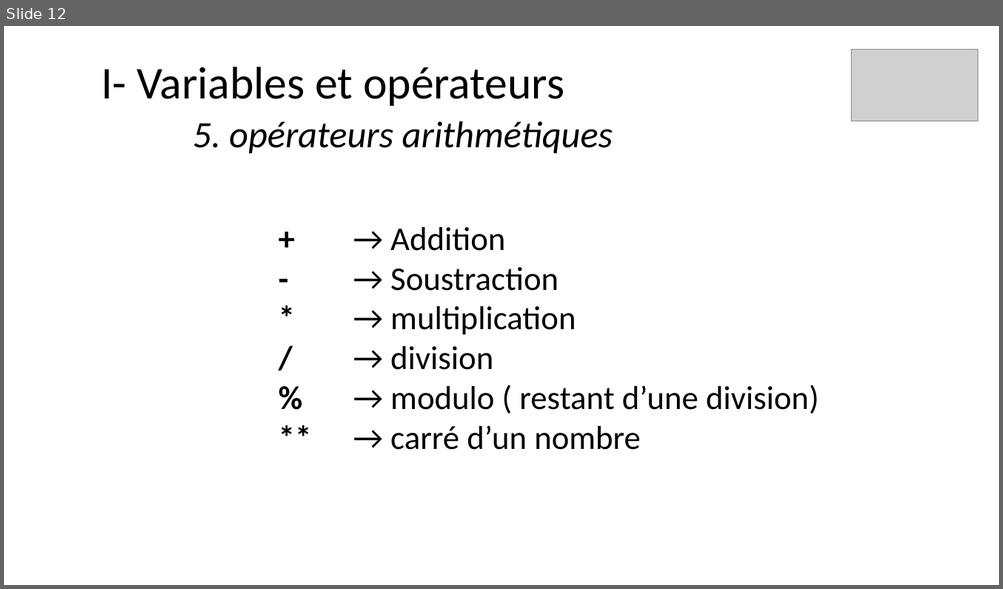
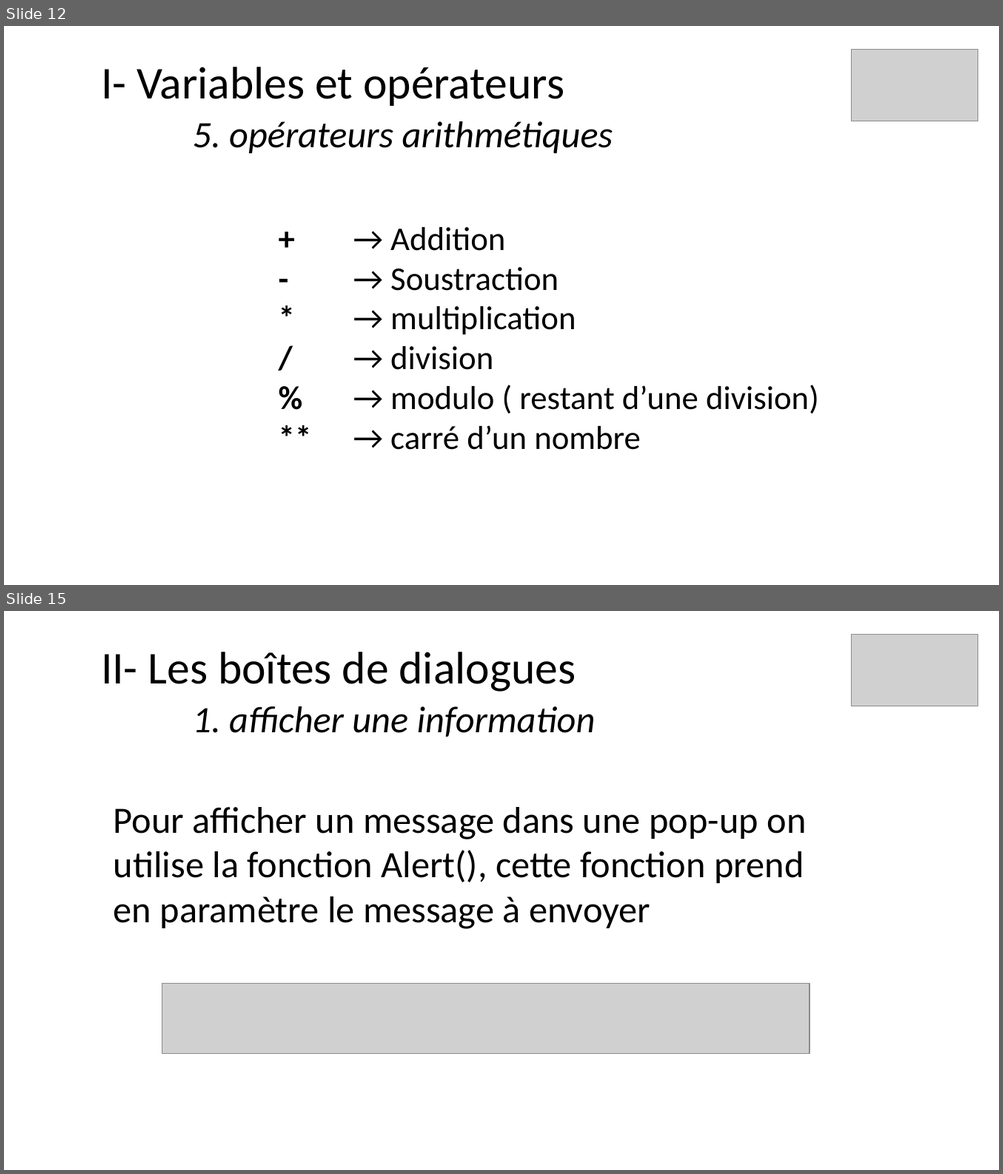
Before and after one commit to ArMb57/JavaScript, a slide deck: cours.pptx. Shown one above the other, each under a label of ours: slide 12 before the commit, slides 12 and 15 after it; the slides between them are not shown. The pictures are 1003x589 and 1003x1174 pixels, drawn with LibreOffice and Linux fonts; fonts in the diff are those of the drawing; grey boxes stand for pictures. Boxes give left, top, right and bottom in pixels: in the first picture for what was removed or moved away, otherwise in the second. Text is boxed around its words. In the diff, an @@ line names an element or a change of style, - is before the commit and + after.

```diff
--- a/cours.pptx
+++ b/cours.pptx
@@ slide 15 added at [4, 611, 999, 1170], background #FFFFFF @@
@@ title added at [101, 652, 595, 737], 36 pt, text #000000, italic @@
+II- Les boîtes de dialogues
+1. afficher une information
@@ picture added at [851, 634, 978, 706] @@
@@ text added at [114, 807, 806, 929], 36 pt, text #000000 @@
+Pour afficher un message dans une pop-up on utilise la fonction Alert(), cette fonction prend en paramètre le message à envoyer
@@ picture added at [162, 983, 810, 1054] @@
```
Also in this commit, not shown: 15 other slides added, 8 other files.
